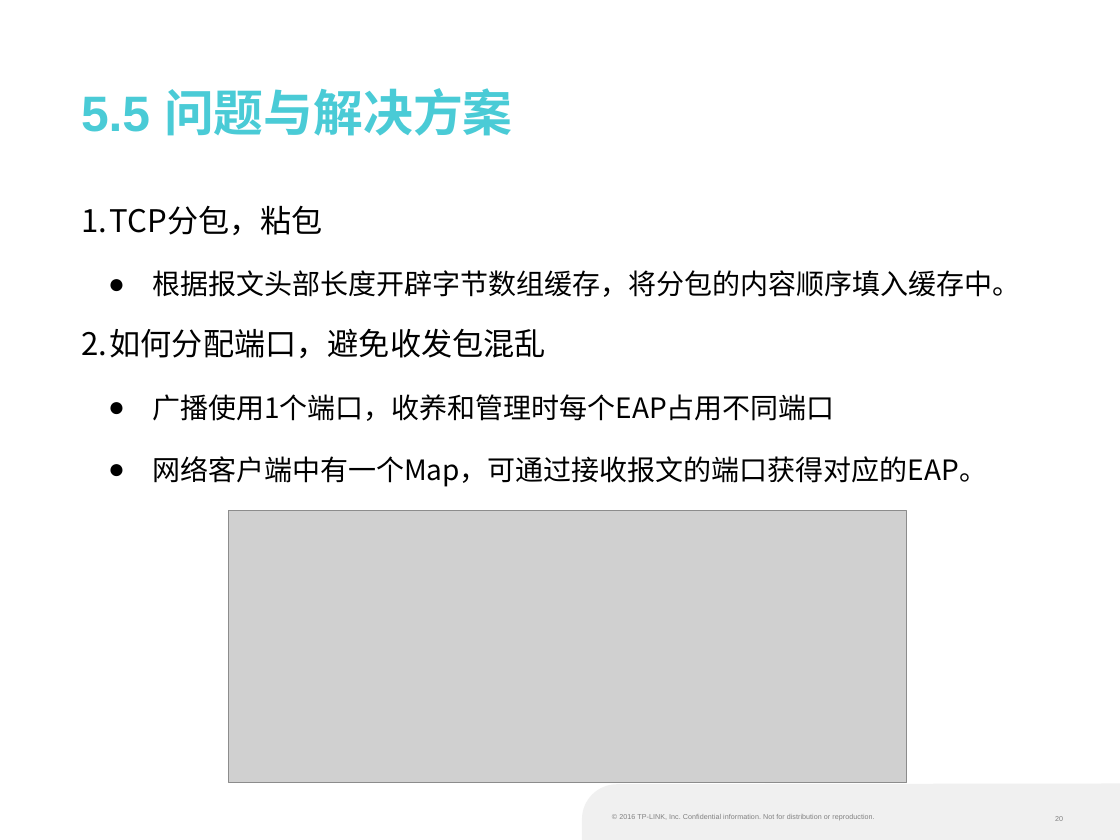
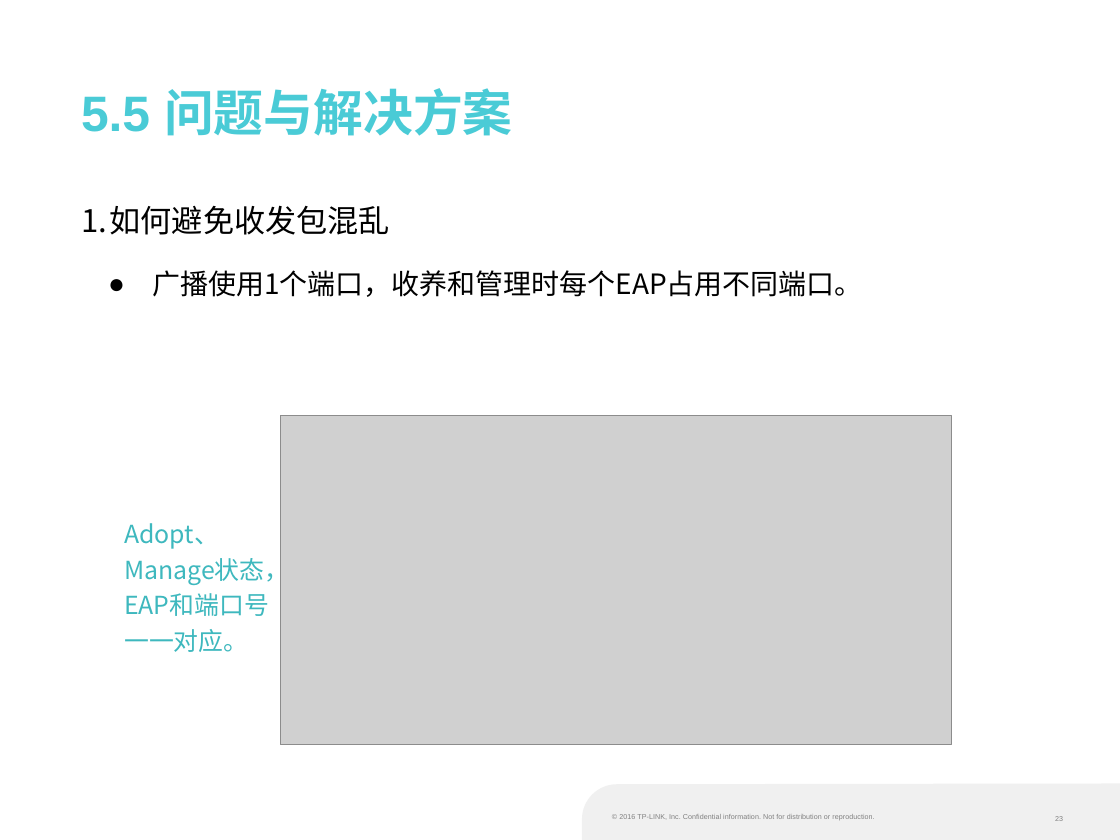
Before and after one commit to liufangri/eapsimulator, a slide deck: slide 23 of docs/培训课题/W10582孙晓宇.pptx (slide 20 before the commit). Drawn at 1120x840 pixels with LibreOffice and Linux fonts; fonts in the diff are those of the drawing; grey boxes stand for pictures; background and template pictures are left out. Boxes give left, top, right and bottom in pixels: in the first picture for what was removed or moved away, otherwise in the second. Text is boxed around its words. In the diff, an @@ line names an element or a change of style, - is before the commit and + after.

```diff
--- a/docs/培训课题/W10582孙晓宇.pptx
+++ b/docs/培训课题/W10582孙晓宇.pptx
@@ text at (82, 205, 863, 297): text changed @@
-1. TCP分包，粘包
-  ● 根据报文头部长度开辟字节数组缓存，将分包的内容顺序填入缓存中。
-2. 如何分配端口，避免收发包混乱
-  ● 广播使用1个端口，收养和管理时每个EAP占用不同端口
-  ● 网络客户端中有一个Map，可通过接收报文的端口获得对应的EAP。
+1. 如何避免收发包混乱
+  ● 广播使用1个端口，收养和管理时每个EAP占用不同端口。
@@ picture: place and size @@
-picture at (228, 511, 906, 783)
+picture at (280, 416, 951, 745)
@@ text added at (124, 523, 289, 652), 16 pt, text #3EB8BE @@
+Adopt、Manage状态，EAP和端口号一一对应。
```
Also in this commit, not shown: 16 other slides changed, 6 slides added, 1 slide removed, 6 other files.
